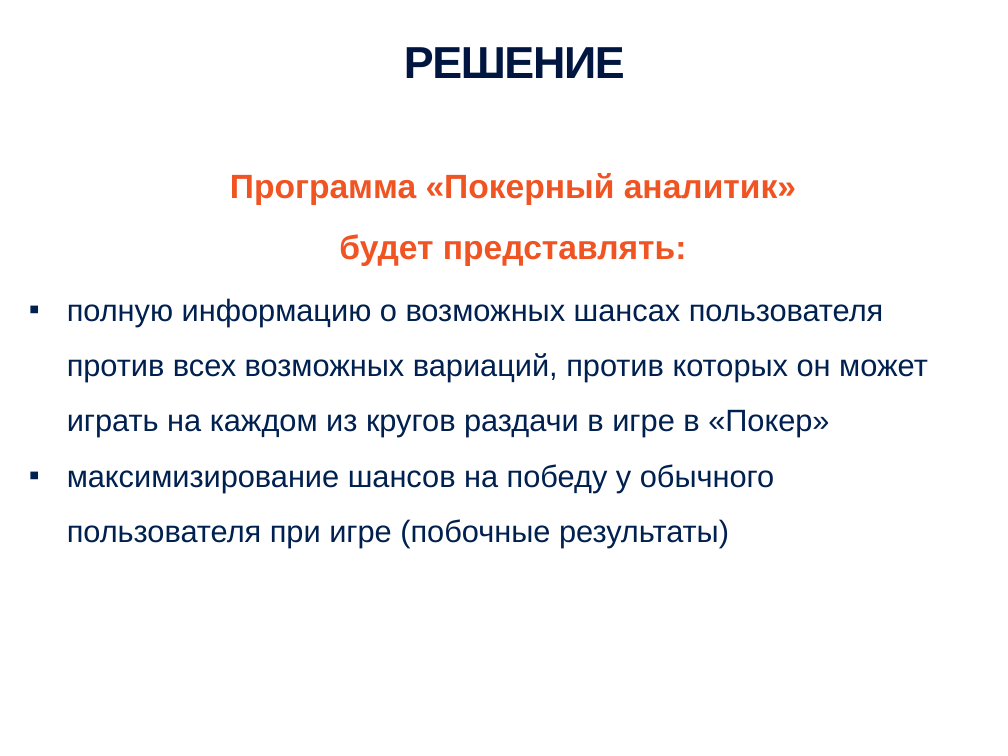
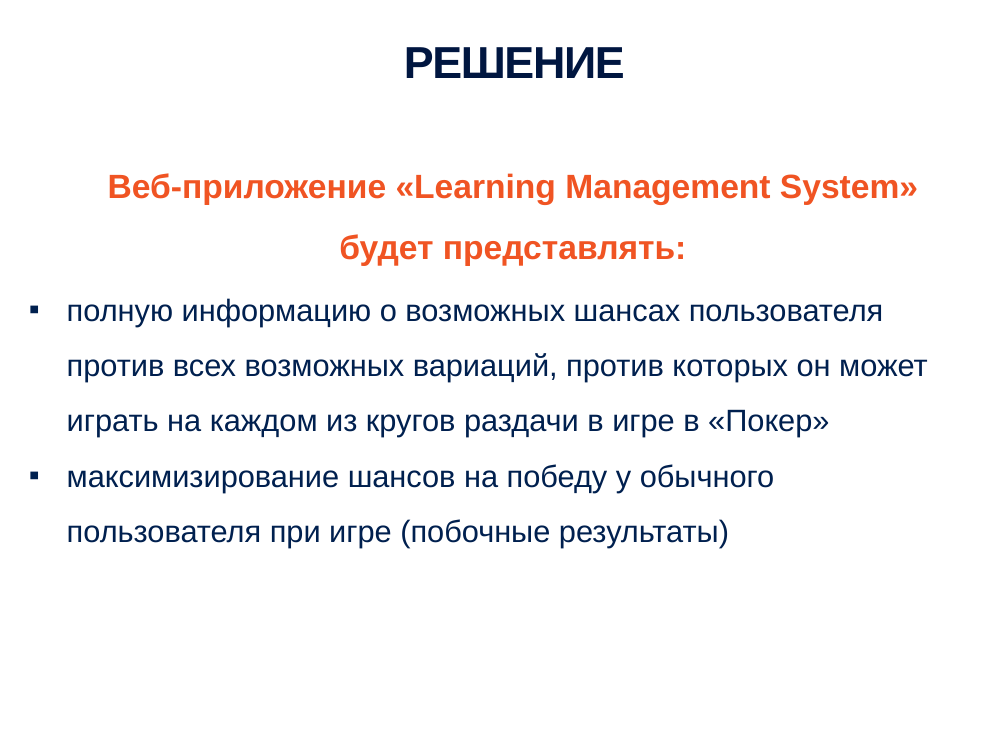
Before and after one commit to JaydenPears/LMS, a slide deck: slide 9 of Documentation/Чернов Владимир Презентация проектной работы.pptx. Drawn at 1008x756 pixels with LibreOffice and Linux fonts; fonts in the diff are those of the drawing; background and template pictures are left out. Boxes give left, top, right and bottom in pixels: in the first picture for what was removed or moved away, otherwise in the second. Text is boxed around its words. In the diff, an @@ line names an element or a change of style, - is before the commit and + after.

```diff
--- a/Documentation/Чернов Владимир Презентация проектной работы.pptx
+++ b/Documentation/Чернов Владимир Презентация проектной работы.pptx
@@ text at (x1=108, y1=173, x2=918, y2=266): text changed @@
-Программа «Покерный аналитик»
-будет представлять:
+Веб-приложение «Learning Management System»
+будет представлять:
```
Also in this commit, not shown: 3 other slides changed, 13 slides added, 24 slides removed, 4 other files.
